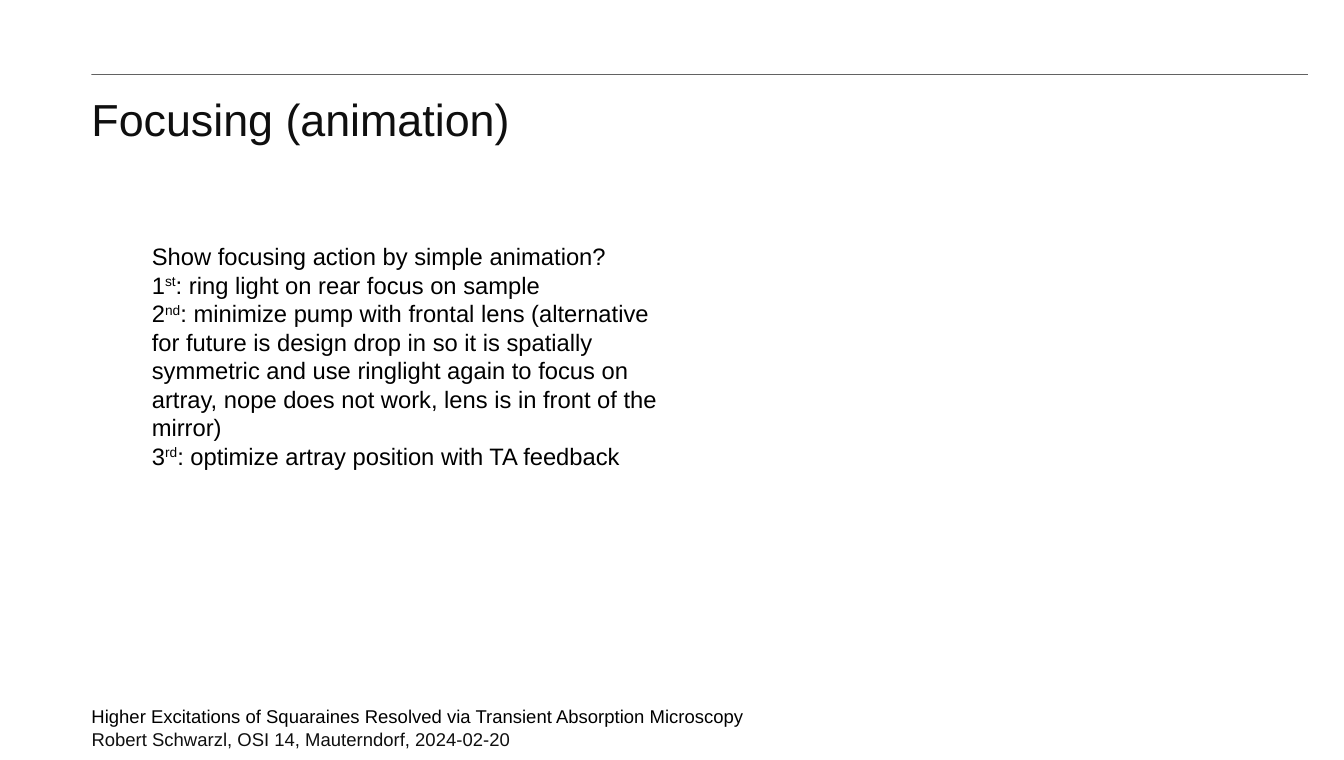
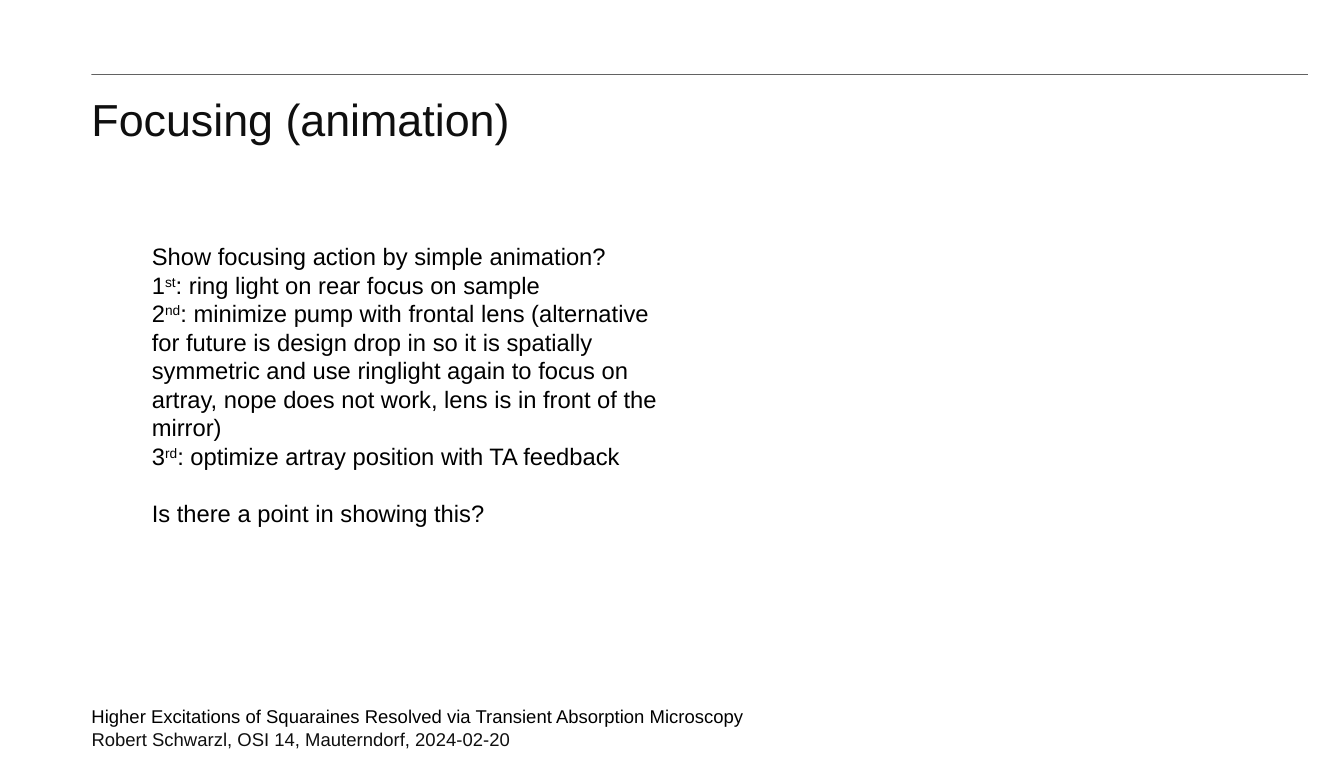
Before and after one commit to MJeindl/MasterProjectAlt, a slide deck: slide 8 of PresentationJeindlSeminar.pptx (slide 6 before the commit). Drawn at 1344x760 pixels with LibreOffice and Linux fonts; fonts in the diff are those of the drawing; background and template pictures are left out. Boxes give left, top, right and bottom in pixels: in the first picture for what was removed or moved away, otherwise in the second. Text is boxed around its words. In the diff, an @@ line names an element or a change of style, - is before the commit and + after.

```diff
--- a/PresentationJeindlSeminar.pptx
+++ b/PresentationJeindlSeminar.pptx
@@ text at (x1=152, y1=504, x2=484, y2=527): paragraph added @@
+Is there a point in showing this?
```
Also in this commit, not shown: 10 other slides changed, 2 slides added, 1 other file.
